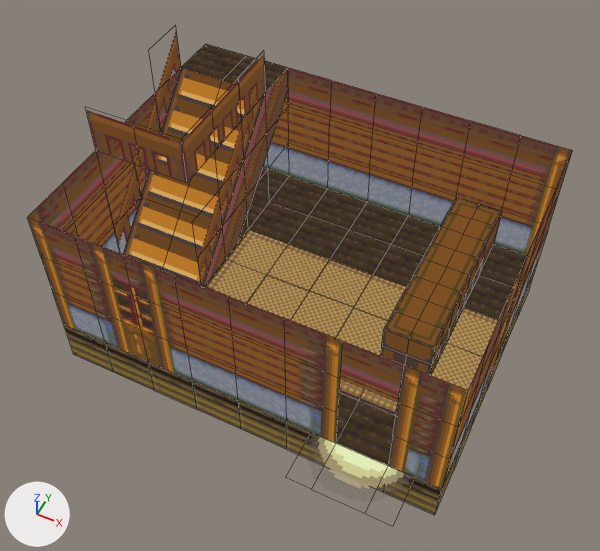
One commit to the Blender file WorkingFolder/blend/fierro/interiors/house6_in.blend: the scene before it, then after it.
One viewpoint serves both versions: a 50 mm camera at (4.86, -10.17, 13.08) aimed at (0.14, -0.72, 1.27). Lighting does not change. The marker at lower left points along +X, +Y and +Z. Mesh edges are drawn as thin lines.

Script lines for the objects in view, before the commit:
```python
ob_floor1 = bpy.data.objects.new('Floor1', me_cube_001)
ob_floor1.location = (0.0, 0.0, 0.0)
ob_plane = bpy.data.objects.new('Plane', me_plane_001)
ob_plane.parent = ob_floor1
ob_plane.location = (2.0, 2.0, 0.0)
ob_plane_001 = bpy.data.objects.new('Plane.001', me_plane_002)
ob_plane_001.parent = ob_floor1
ob_plane_001.location = (0.0, 1.0, 0.0)
ob_stairs = bpy.data.objects.new('Stairs', me_plane)
ob_stairs.parent = ob_floor1
ob_stairs.location = (-3.0, 2.0, 0.0)
```
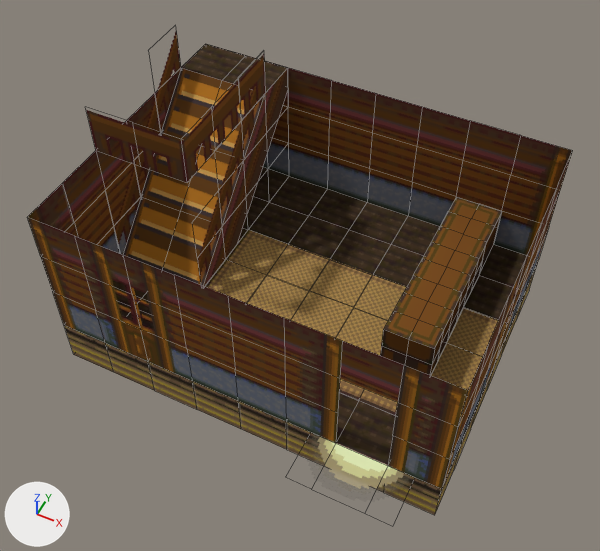
Patch to the scene script:
```diff
--- a/WorkingFolder/blend/fierro/interiors/house6_in.blend.py
+++ b/WorkingFolder/blend/fierro/interiors/house6_in.blend.py
@@ mat_z_casa1_stairs @@
 mat_z_casa1_stairs = bpy.data.materials.new('z_casa1_stairs')
-# nodes: BsdfTransparent, Emission, LightPath, MixShader x2, OutputMaterial, TexImage
+# nodes: BsdfPrincipled, OutputMaterial, TexImage x2
 # uses the picture img_z_casa1_stairs_png
@@ mat_z_casa1 @@
 mat_z_casa1 = bpy.data.materials.new('z_casa1')
-# nodes: BsdfTransparent, Emission, LightPath, MixShader x2, OutputMaterial, TexImage
+# nodes: BsdfPrincipled, OutputMaterial, TexImage x2
 # uses the picture img_z_casa1_png
@@ mat_z_casa_a__5 @@
 mat_z_casa_a__5 = bpy.data.materials.new('z_casa_a (5)')
-# nodes: BsdfTransparent, Emission, LightPath, MixShader x2, OutputMaterial, TexImage
+# nodes: BsdfPrincipled, OutputMaterial, TexImage
 # uses the picture img_z_casa_a__5__png
```

Location of each change, [x1, y1, x2, y2] in pixels of the pictures (600 x 551 px):
'Floor1', surface changed
    both: [27, 58, 573, 491]
'Stairs', surface changed
    both: [86, 31, 289, 287]
'Plane', recoloured
    both: [380, 197, 502, 375]
